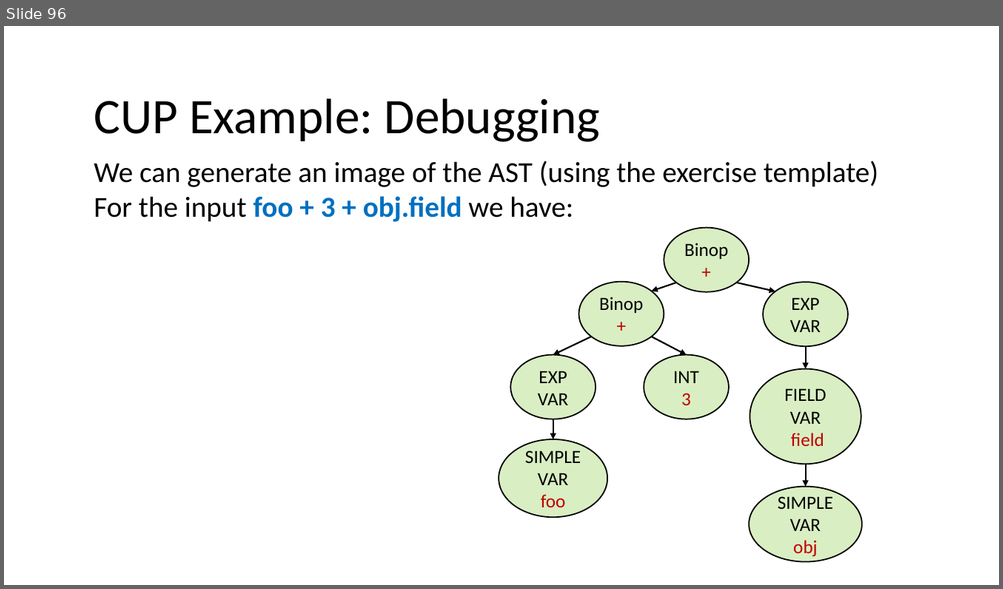
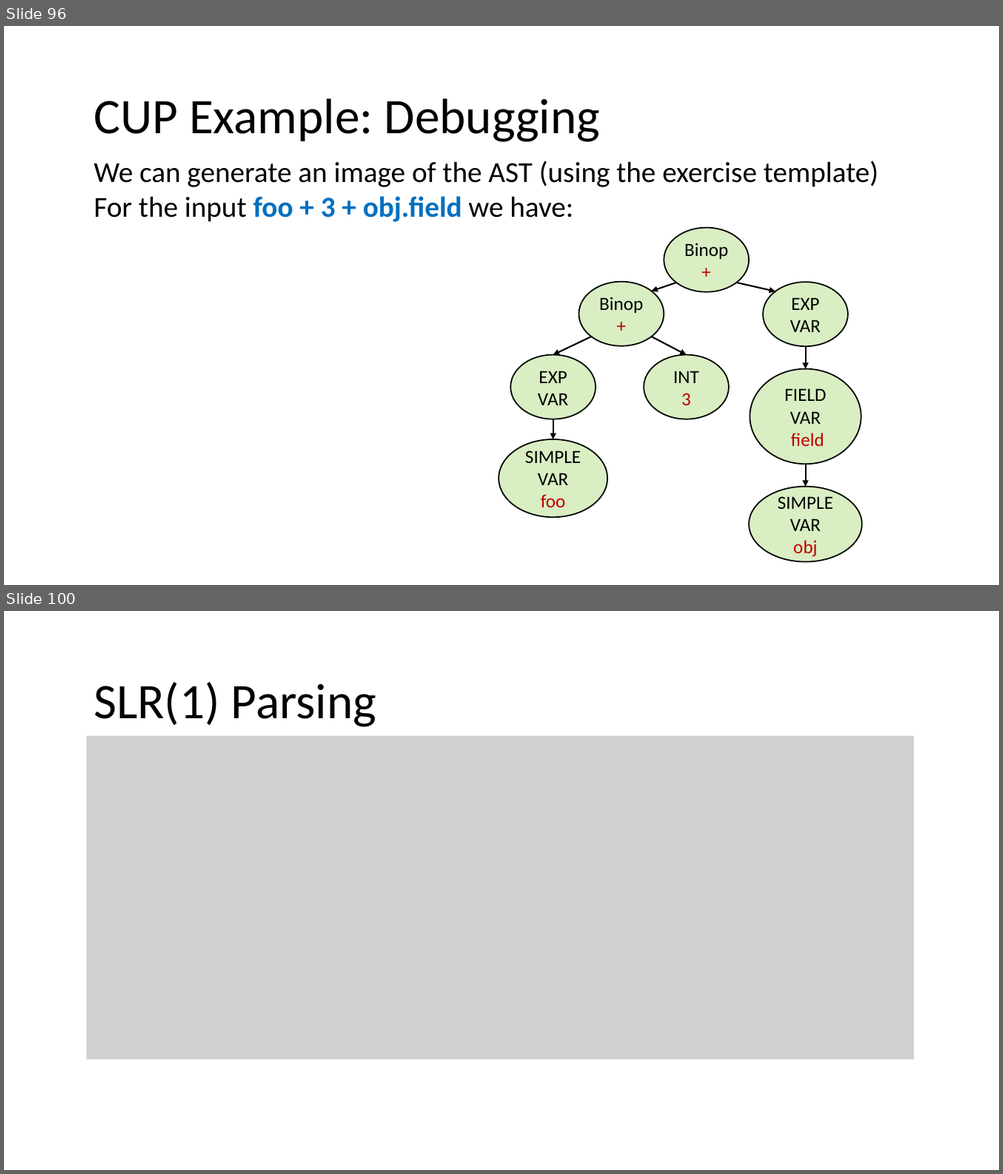
Before and after one commit to nivshani/compilation, a slide deck: slides/bottom_up_parsing.pptx. Shown one above the other, each under a label of ours: slide 96 before the commit, slides 96 and 100 after it; the slides between them are not shown. The pictures are 1003x589 and 1003x1174 pixels, drawn with LibreOffice and Linux fonts; fonts in the diff are those of the drawing; grey boxes stand for pictures. Boxes give left, top, right and bottom in pixels: in the first picture for what was removed or moved away, otherwise in the second. Text is boxed around its words. In the diff, an @@ line names an element or a change of style, - is before the commit and + after.

```diff
--- a/slides/bottom_up_parsing.pptx
+++ b/slides/bottom_up_parsing.pptx
@@ slide 100 added at (x1=4, y1=611, x2=999, y2=1170), background #FFFFFF @@
@@ text added at (x1=94, y1=682, x2=376, y2=727), 48 pt, text #000000 @@
+SLR(1) Parsing
@@ picture added at (x1=87, y1=735, x2=914, y2=1059) @@
```
Also in this commit, not shown: 9 other slides added, 1 other file.
